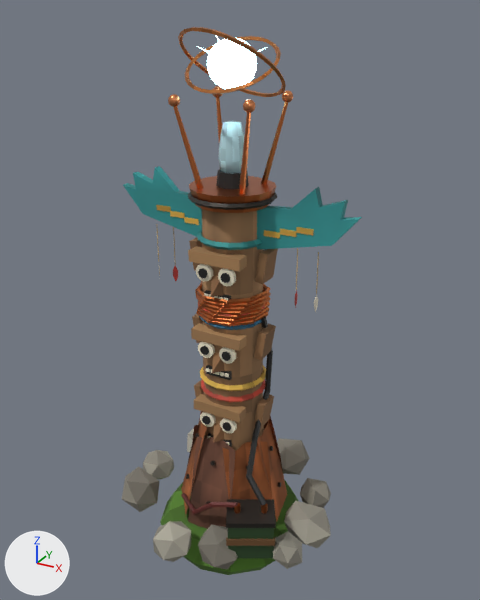
What one commit did to the glTF model public/models/tesla_totem.glb.
The view is the same before and after, from a 50 mm camera at (2.2, -3.89, 3.78) aimed at (0.0, 0.1, 1.78). Lighting does not change. The marker at lower left points along +X, +Y and +Z. The older version comes first. Where no turn or scale is listed for an object, it has been applied to the vertices. Vertices at exactly the same position are counted once.

Script lines for the objects in view, before the commit:
```python
ob_body_003 = bpy.data.objects.new('Body.003', me_body_003)
ob_body_003.location = (0.0, 0.0, 0.0)
ob_orb = bpy.data.objects.new('Orb', me_orb)
ob_orb.location = (0.0, 0.0, 3.45)
ob_rings = bpy.data.objects.new('Rings', me_rings)
ob_rings.location = (0.0, 0.0, 3.45)
```
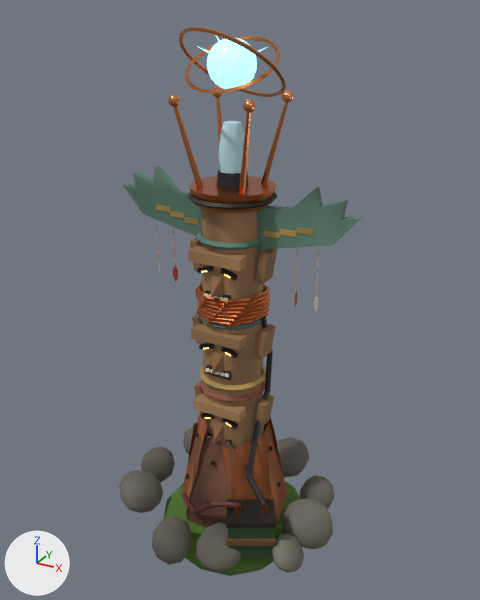
Pixel boxes [x1, y1, x2, y2] of what changed, in the pictures (480 x 600 px; the box of a moved part takes in the faces that stretch with it):
'Body.003', reshaped
    before: [122, 86, 362, 575]
    after: [119, 86, 362, 576]
'Orb', surface changed
    both: [197, 35, 267, 89]
part 1 of me_body_003, added
    after: [201, 413, 215, 419]
part 2 of me_body_003, added
    after: [222, 418, 238, 429]
part 3 of me_body_003, added
    after: [199, 343, 214, 349]
part 4 of me_body_003, added
    after: [221, 346, 238, 359]
part 5 of me_body_003, added
    after: [197, 266, 213, 273]
part 6 of me_body_003, added
    after: [220, 268, 238, 281]
part 7 of me_body_003, rebuilt (15% wider, 9% taller)
    before: [198, 524, 237, 570]
    after: [196, 522, 241, 572]
part 8 of me_body_003, rebuilt (12% wider, 13% taller)
    before: [300, 478, 331, 508]
    after: [300, 475, 335, 509]
part 9 of me_body_003, rebuilt (10% wider)
    before: [273, 531, 302, 569]
    after: [272, 533, 304, 573]
part 10 of me_body_003, rebuilt (8% wider, 19% taller)
    before: [153, 521, 191, 562]
    after: [152, 516, 193, 565]
part 11 of me_body_003, rebuilt
    before: [277, 438, 310, 475]
    after: [277, 438, 309, 477]
part 12 of me_body_003, deleted
    before: [196, 264, 237, 433]
part 13 of me_body_003, moved or reshaped
    before: [122, 411, 331, 575]
    after: [119, 411, 333, 576]
part 14 of me_body_003, moved or reshaped
    before: [192, 314, 203, 343]
    after: [192, 314, 203, 344]
part 15 of me_body_003, recoloured
    both: [123, 86, 362, 575]

What changed in the scene script:
```text
Change mat_arcglow:
    where n0 = _N.new('ShaderNodeBsdfPrincipled'); n0.name = 'Principled BSDF'
    n0.inputs[28].default_value: 6.0 -> 1.6  # 'Emission Strength'
Change me_body_003:
    remove me_body_003.from_pydata(...)  # 2894 vertices, 4920 faces; spans x -0.92..0.92, y -0.84..0.85, z -0.43..3.28
    add me_body_003.from_pydata(...)  # 3074 vertices, 5280 faces; spans x -0.92..0.92, y -0.84..0.87, z -0.43..3.28
    me_body_003 part 1: the loose piece of 8 vertices spanning x -0.2..0.2, y -0.27..-0.16, z 0.97..1.05 is copied, and the copy is turned -18 degrees about the y axis through its middle and scaled by 0.303, then moved by (-0.1, -0.01, -0.1), in mat_paint; it spans x -0.16..-0.03, y -0.24..-0.21, z 0.88..0.95
    me_body_003 part 2: the loose piece of 8 vertices spanning x -0.1..0.1, y -0.23..-0.2, z 0.69..0.75 is copied, and the copy is turned 18.3 degrees about the y axis through its middle and scaled by 0.6, then moved by (0.09, 0.0, 0.19); it spans x 0.03..0.16, y -0.24..-0.21, z 0.88..0.95
    me_body_003 part 3: the loose piece of 8 vertices spanning x -0.2..0.2, y -0.27..-0.16, z 1.57..1.65 is copied, and the copy is turned -18.4 degrees about the y axis through its middle and scaled by 0.302, then moved by (-0.1, -0.01, -0.1), in mat_paint; it spans x -0.16..-0.03, y -0.24..-0.21, z 1.48..1.55
    me_body_003 part 4: the loose piece of 8 vertices spanning x -0.1..0.1, y -0.23..-0.2, z 1.29..1.35 is copied, and the copy is turned 18.3 degrees about the y axis through its middle and scaled by 0.6, then moved by (0.09, 0.0, 0.19); it spans x 0.03..0.16, y -0.24..-0.21, z 1.48..1.55
    me_body_003 part 5: the loose piece of 8 vertices spanning x -0.2..0.2, y -0.27..-0.16, z 2.17..2.25 is copied, and the copy is turned -18.3 degrees about the y axis through its middle and scaled by 0.302, then moved by (-0.09, -0.01, -0.1), in mat_paint; it spans x -0.16..-0.03, y -0.24..-0.21, z 2.08..2.15
    me_body_003 part 6: the loose piece of 8 vertices spanning x -0.1..0.1, y -0.23..-0.2, z 1.89..1.95 is copied, and the copy is turned 18.3 degrees about the y axis through its middle and scaled by 0.6, then moved by (0.09, 0.0, 0.19); it spans x 0.03..0.16, y -0.24..-0.21, z 2.08..2.15
    me_body_003 part 7: the loose piece of 12 vertices spanning x 0.03..0.36, y -0.71..-0.43, z -0.1..0.19 is rebuilt with 42 vertices and now spans x 0.03..0.38, y -0.74..-0.42, z -0.1..0.19
    me_body_003 part 8: the loose piece of 12 vertices spanning x 0.46..0.73, y 0.22..0.45, z -0.08..0.15 is rebuilt with 42 vertices and now spans x 0.47..0.75, y 0.21..0.47, z -0.09..0.17
    me_body_003 part 9: the loose piece of 12 vertices spanning x 0.55..0.78, y -0.49..-0.23, z -0.06..0.16 is rebuilt with 42 vertices and now spans x 0.56..0.79, y -0.53..-0.22, z -0.09..0.15
    me_body_003 part 10: the loose piece of 12 vertices spanning x -0.3..-0.01, y -0.84..-0.55, z -0.11..0.18 is rebuilt with 42 vertices and now spans x -0.3..-0.02, y -0.84..-0.54, z -0.12..0.2
    me_body_003 part 11: the loose piece of 12 vertices spanning x -0.01..0.35, y 0.5..0.85, z -0.08..0.16 is rebuilt with 42 vertices and now spans x -0.01..0.37, y 0.49..0.87, z -0.1..0.17
    me_body_003 part 12: 12 loose pieces with 216 vertices, spanning x -0.15..0.15, y -0.27..-0.23, z 0.84..2.16, are deleted
    me_body_003 part 13: 186 vertices moved from x -0.9..0.72, y -0.62..0.62, z -0.43..0.86 to x -0.9..0.72, y -0.63..0.63, z -0.43..0.87; 49 vertices removed from x -0.9..0.89, y -0.5..0.69, z -0.1..0.43; 169 vertices added at x -0.92..0.88, y -0.53..0.71, z -0.11..0.43
    me_body_003 part 14: 4 vertices removed from x -0.31..-0.22, y -0.08..0.08, z 1.43..1.65; 4 vertices added at x -0.31..-0.22, y -0.08..0.08, z 1.42..1.66
    me_body_003 part 15: 3551 kept faces spanning x -0.92..0.92, y -0.63..0.63, z -0.43..3.28 get new vertex colours
    other edits to the shape of me_body_003 do not show in these pictures
```
